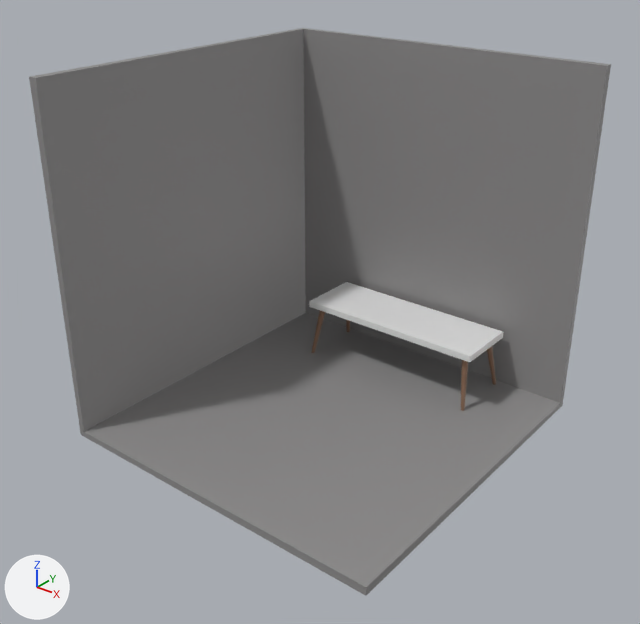
Two versions of the Blender file blendergo/room.blend, one commit apart.
Camera for both pictures: a camera (50 mm lens) standing at (13.69, -17.52, 14.2) and looking at (0.06, -0.49, 3.64). Every picture has the same lights, and +X, +Y and +Z are marked at lower left.

Names of what the first picture shows: '平面', '柱体', '立方体'.
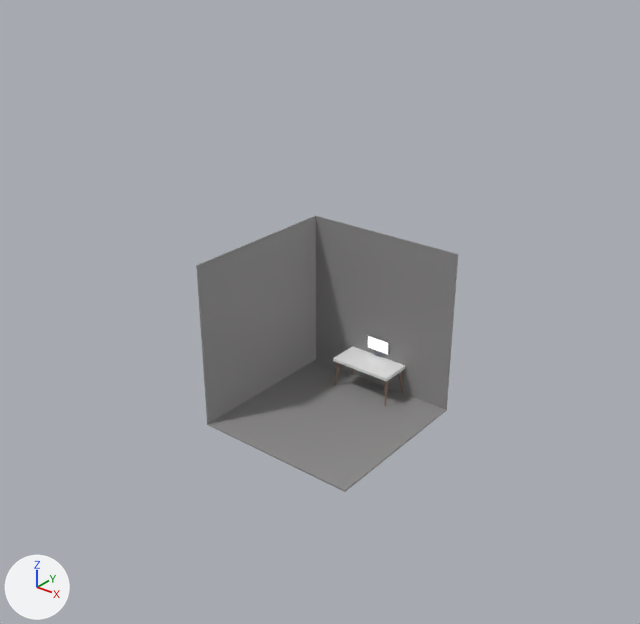
Commit message: feat: blender room

Changed parts and their boxes [x1, y1, x2, y2] in the pictures (640 x 624 px):
```json
{"object": "平面", "change": "rescaled", "before": [29, 28, 611, 596], "after": [196, 215, 458, 492], "on screen": "55% narrower, 51% shorter"}
{"object": "立方体", "change": "moved, rescaled", "before": [309, 282, 504, 362], "after": [333, 346, 405, 381], "on screen": "63% narrower, 56% shorter"}
{"object": "柱体", "change": "moved, rescaled", "before": [311, 311, 496, 411], "after": [334, 363, 403, 406], "on screen": "62% narrower, 56% shorter"}
{"object": "立方体.001", "change": "added", "after": [368, 336, 389, 357], "faces in mat_材质_004 (grey #bbbbbb)": [368, 336, 388, 354]}
```

Scene script edits in JSON lines:
```json
{"op": "add", "block": "mat_材质_004", "code": ["mat_材质_004 = principled_material('材质.004')", "mat_材质_004.base_color = (0.497, 0.497, 0.497)  # grey #bbbbbb", "mat_材质_004.emission_strength = 1.0"]}
{"op": "add", "block": "mat_材质_003", "code": ["mat_材质_003 = principled_material('材质.003')", "mat_材质_003.base_color = (0.176, 0.195, 0.242)  # grey #747a87"]}
{"block": "me_平面", "where": "me_平面.from_pydata(...)  # 7 vertices, 3 faces; spans x -1.0..1.0, y -1.0..1.0, z 0.0..2.0"}
{"block": "me_平面", "where": "# used by ob_平面; location = (0.0, 0.0, 0.0); scale = (5.0, 5.0, 5.0)"}
{"block": "me_平面", "change": "me_平面 part 1: the whole mesh is scaled about the mesh origin by 2.5"}
{"block": "me_立方体", "where": "me_立方体.from_pydata(...)  # 8 vertices, 6 faces; spans x -1.0..1.0, y -1.0..1.0, z -1.0..1.0"}
{"block": "me_立方体", "where": "# used by ob_立方体; location = (0.0, 3.79, 1.77); scale = (3.0, 1.0, 0.1)"}
{"block": "me_立方体", "change": "me_立方体 part 2: the whole mesh is scaled about its middle by (1.5, 1, 0.1)"}
{"op": "add", "block": "me_立方体_001", "code": ["me_立方体_001 = bpy.data.meshes.new('立方体.001')", "me_立方体_001.from_pydata(...)  # 40 vertices, 38 faces; spans x -0.388..0.388, y -0.013..0.038, z -0.376..0.21", "# faces by material slot: [37, 1]", "me_立方体_001.materials.append(mat_材质_003)  # grey #747a87", "me_立方体_001.materials.append(mat_材质_004)  # grey #bbbbbb"]}
{"op": "set", "path": "ob_平面.scale", "old": "(5.0, 5.0, 5.0)", "new": "(1.0, 1.0, 1.0)"}
{"op": "set", "path": "ob_立方体.location", "old": "(0.0, 3.79, 1.77)", "new": "(0.0, 1.99, 0.94)"}
{"op": "set", "path": "ob_立方体.scale", "old": "(3.0, 1.0, 0.1)", "new": "(0.667, 0.5, 0.5)"}
{"op": "set", "path": "ob_柱体.location", "old": "(-2.662, 3.11, 1.601)", "new": "(-1.331, 3.322, 1.316)"}
{"op": "set", "path": "ob_柱体.scale", "old": "(1.0, 1.0, 1.0)", "new": "(0.5, 1.0, 1.0)"}
{"op": "add", "block": "ob_立方体_001", "code": ["ob_立方体_001 = bpy.data.objects.new('立方体.001', me_立方体_001)", "ob_立方体_001.location = (0.0, 2.44, 1.38)", "_m = ob_立方体_001.modifiers.new('倒角', 'BEVEL')", "_m.segments = 7"]}
```
